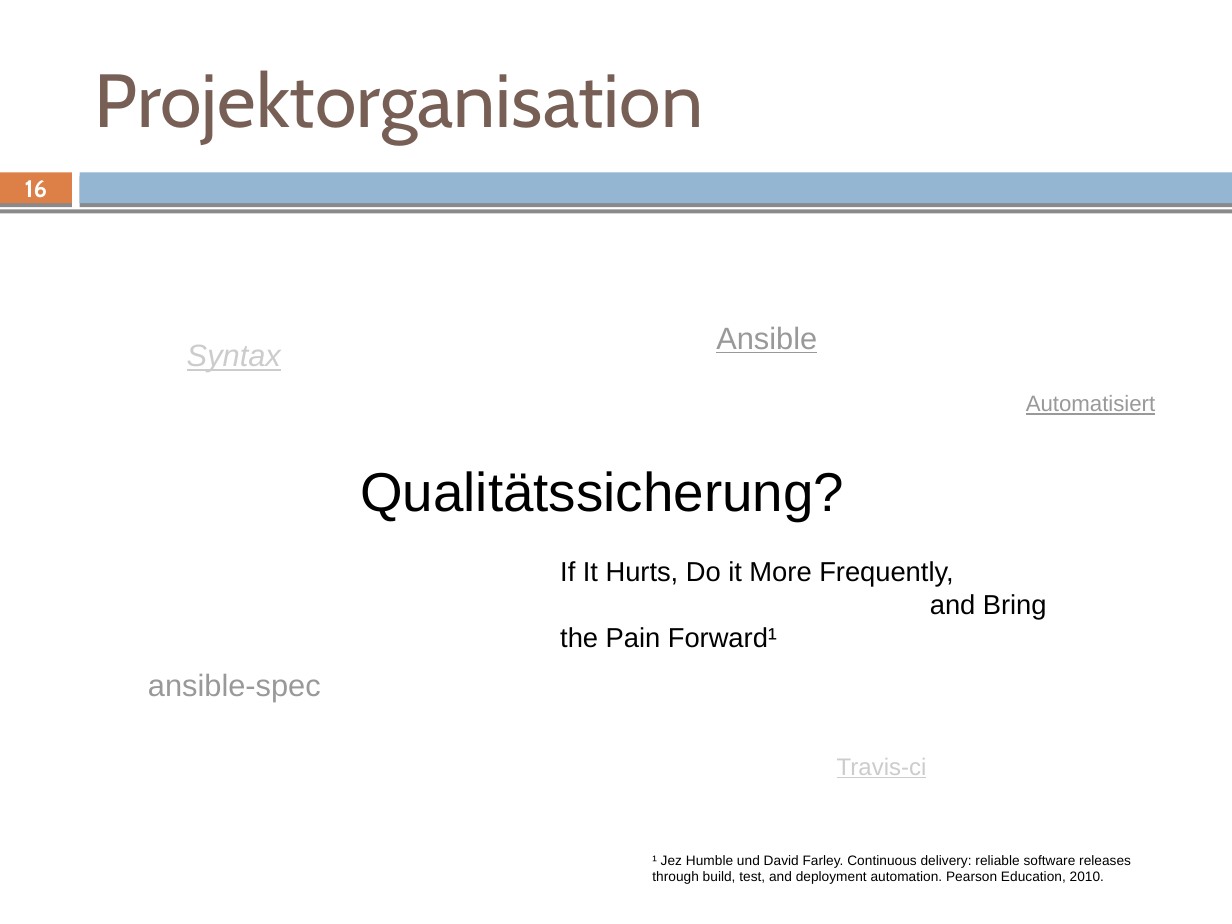
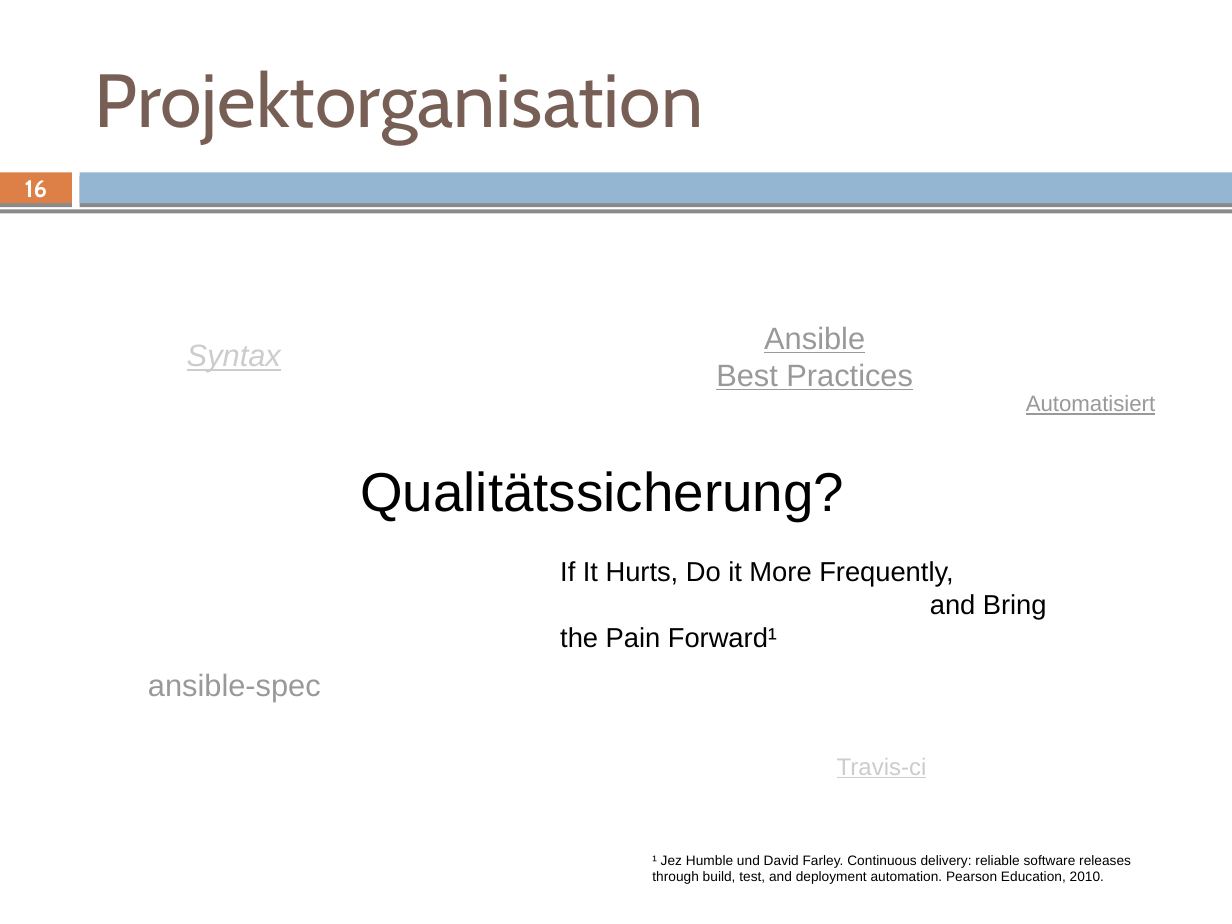
Before and after one commit to mvw/Wilddiebe10, a slide deck: slide 16 of keynote/keynote_part1_sascha.odp. Drawn at 1232x924 pixels with LibreOffice and Linux fonts; fonts in the diff are those of the drawing. Boxes give left, top, right and bottom in pixels: in the first picture for what was removed or moved away, otherwise in the second. Text is boxed around its words. In the diff, an @@ line names an element or a change of style, - is before the commit and + after.

Commit message:
keynote: Update konfigmanagement

```diff
--- a/keynote/keynote_part1_sascha.odp
+++ b/keynote/keynote_part1_sascha.odp
@@ text at box(764, 327, 865, 353): alignment left to centre @@
@@ text at box(716, 364, 913, 390): paragraph added @@
+Best Practices
```
